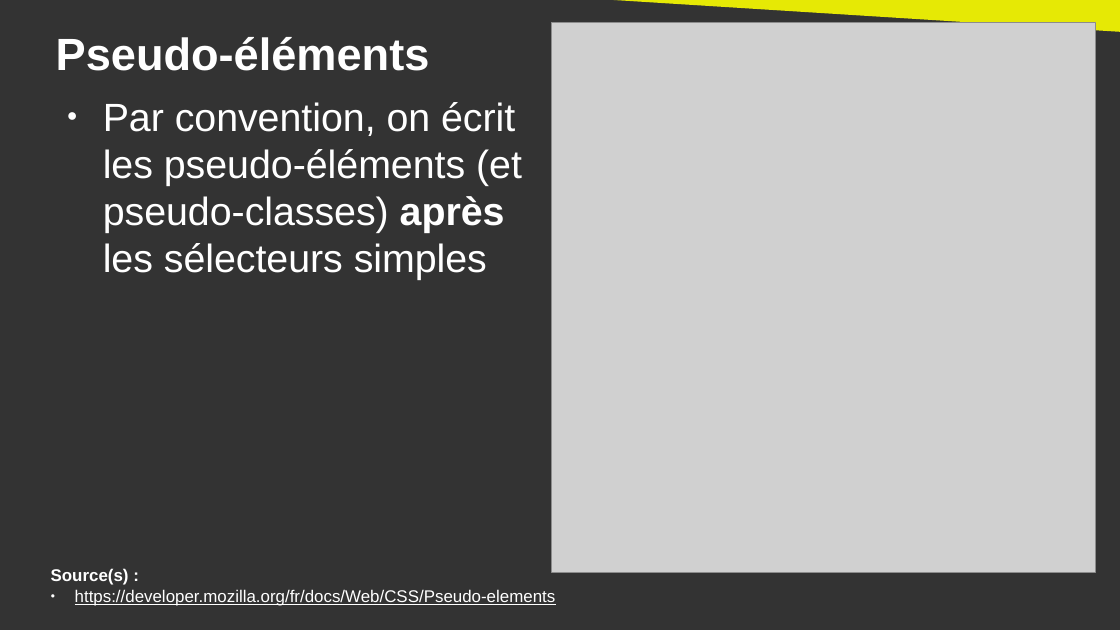
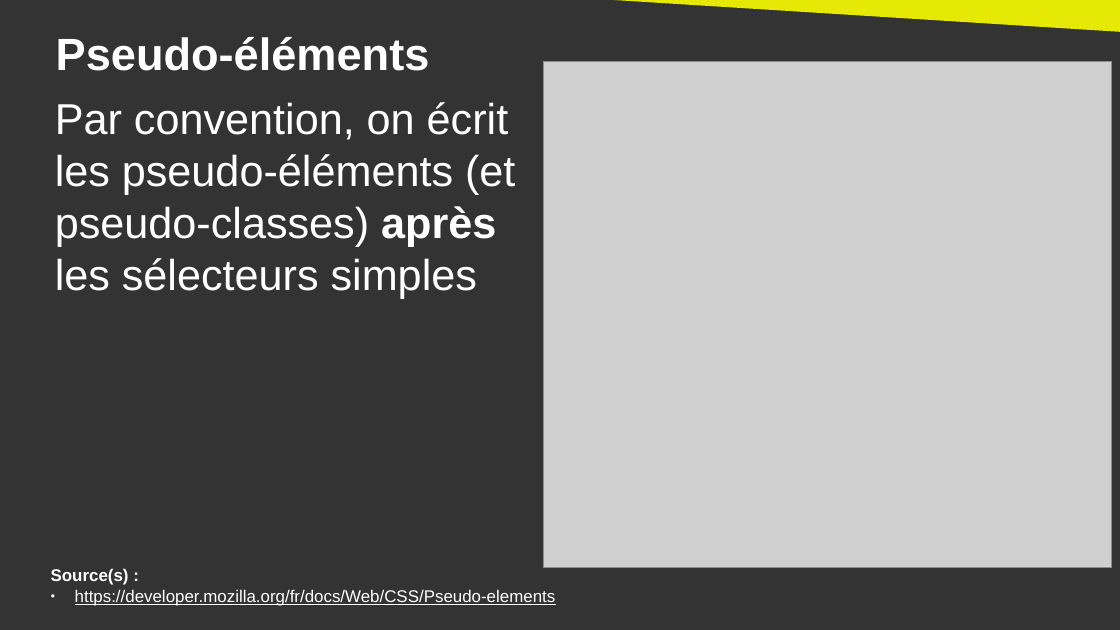
Before and after one commit to DanYellow/cours, a slide deck: slide 22 of integration-web-s2/travaux-pratiques/numero-3/presentation.odp. Drawn at 1120x630 pixels with LibreOffice and Linux fonts; fonts in the diff are those of the drawing; grey boxes stand for pictures. Boxes give left, top, right and bottom in pixels: in the first picture for what was removed or moved away, otherwise in the second. Text is boxed around its words. In the diff, an @@ line names an element or a change of style, - is before the commit and + after.

```diff
--- a/integration-web-s2/travaux-pratiques/numero-3/presentation.odp
+++ b/integration-web-s2/travaux-pratiques/numero-3/presentation.odp
@@ picture resized from (x1=552, y1=22, x2=1096, y2=572) to (x1=544, y1=62, x2=1112, y2=568) @@
@@ text "Par convention, on écrit les ..." at (x1=55, y1=102, x2=515, y2=291): size 27.9 to 30.6 pt; bullet ● to none @@
```
Also in this commit, not shown: 4 other slides changed, 1 other file.
